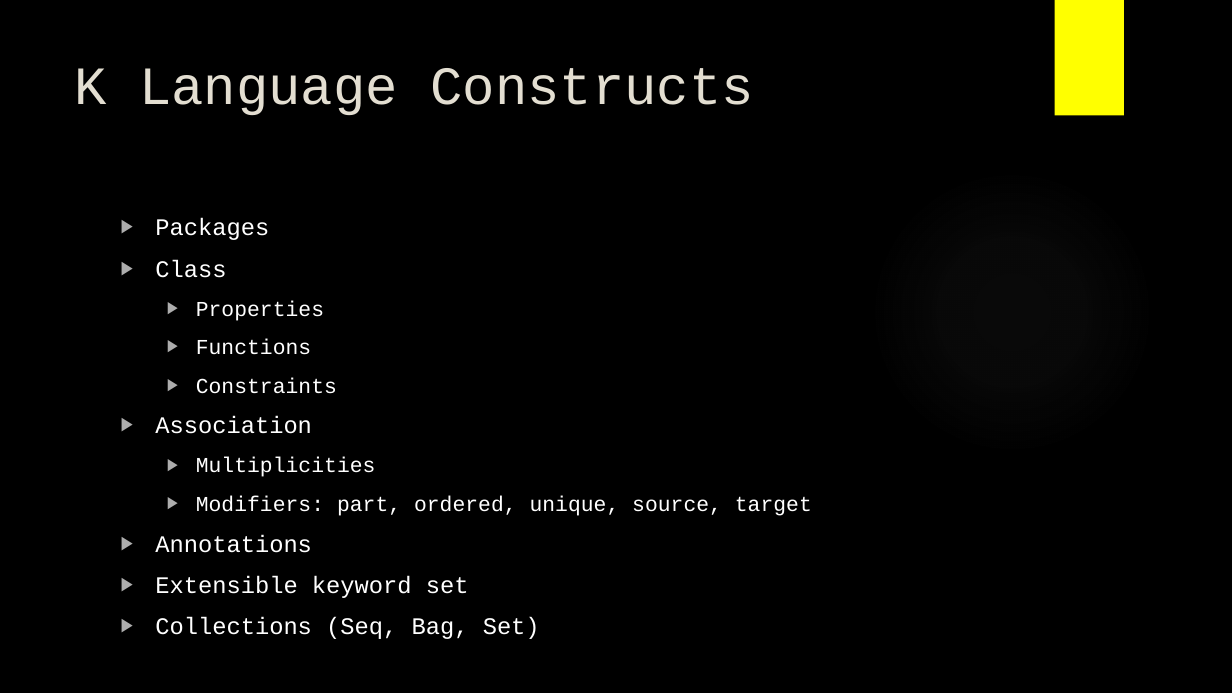
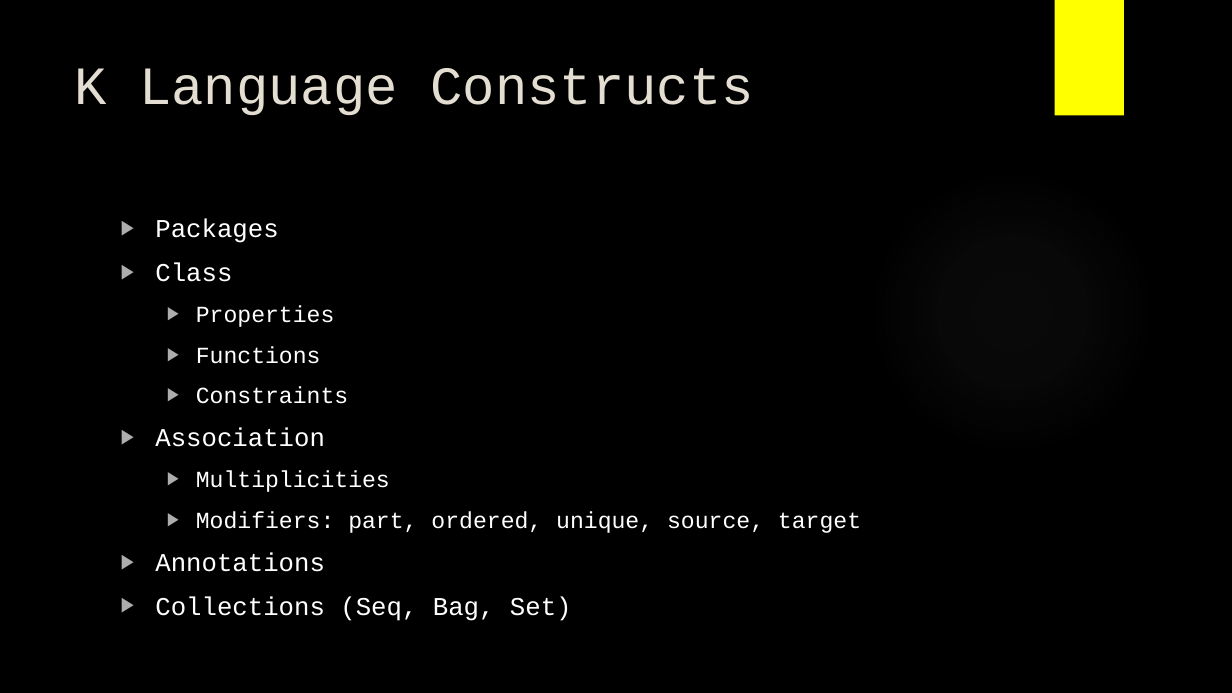
Before and after one commit to Open-MBEE/klang, a slide deck: slide 5 of presentations/K.pptx. Drawn at 1232x693 pixels with LibreOffice and Linux fonts; fonts in the diff are those of the drawing; background and template pictures are left out. Boxes give left, top, right and bottom in pixels: in the first picture for what was removed or moved away, otherwise in the second. Text is boxed around its words. In the diff, an @@ line names an element or a change of style, - is before the commit and + after.

```diff
--- a/presentations/K.pptx
+++ b/presentations/K.pptx
@@ text "Packages" at bbox=[155, 218, 861, 621]: size 18.5 to 20 pt in "Packages", "Class", "Association", "Annotations" and 1 more places; size 16.6 to 18 pt in "Properties", "Functions", "Constraints", "Multiplicities" and 1 more places @@
@@ text at bbox=[155, 576, 469, 598]: paragraph removed @@
-▶ Extensible keyword set
```
Also in this commit, not shown: 3 other slides changed, 1 slide added, 11 other files.
